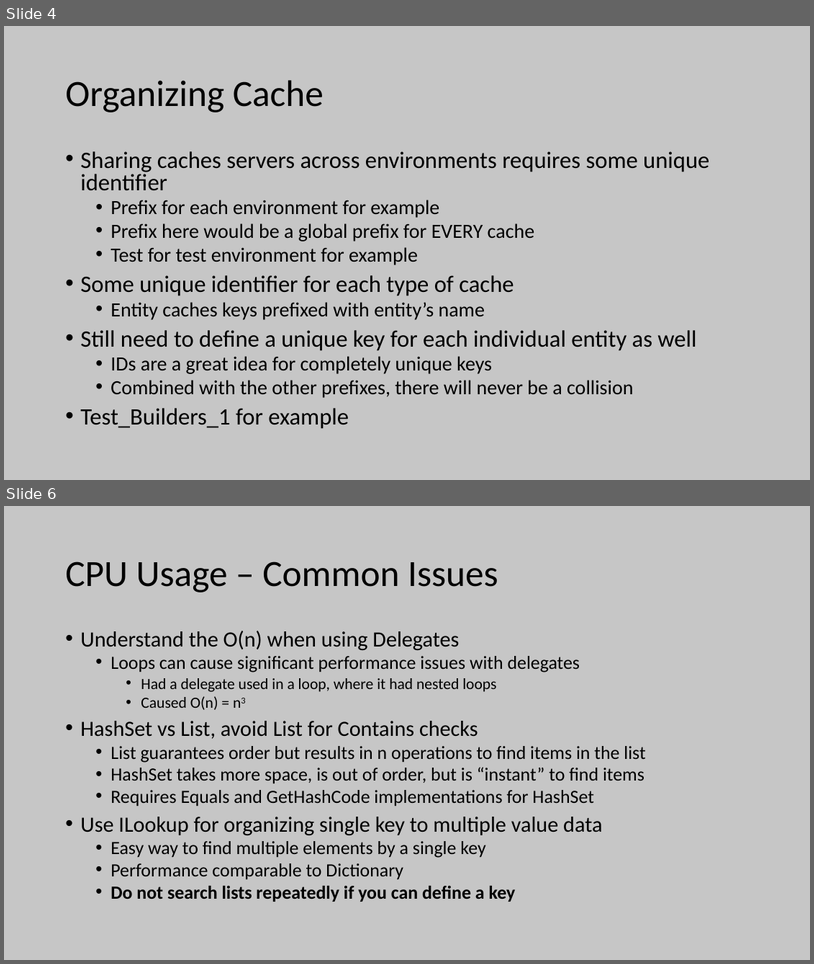
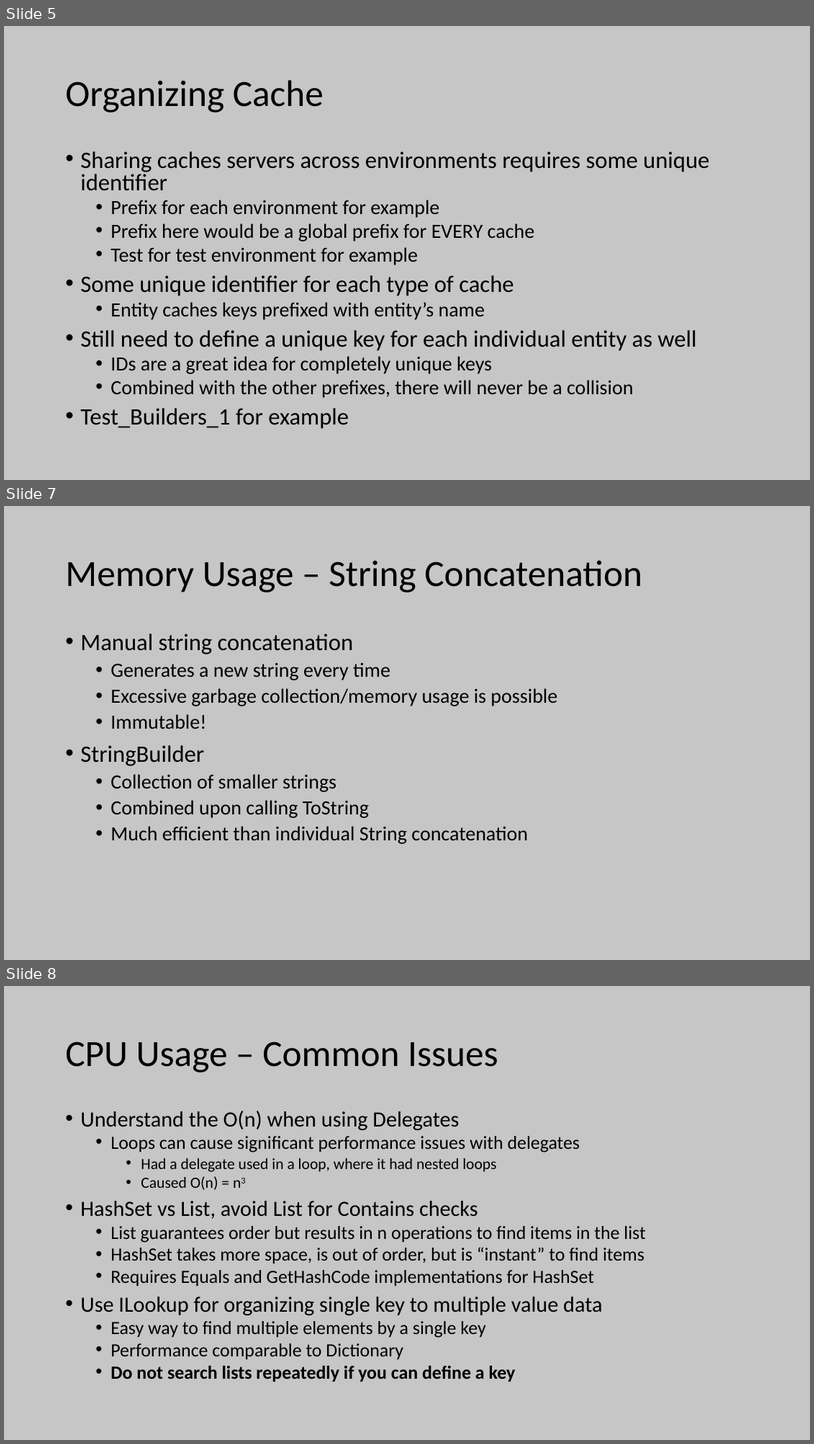
Before and after one commit to knodel12/Slides, a slide deck: 2019_07_24_UserGroup/Advanced troubleshooting and performance tuning in NET.pptx. Shown one above the other, each under a label of ours: slides 4 and 6 before the commit, slides 5, 7 and 8 after it; the slides between them are not shown. The pictures are 814x964 and 814x1444 pixels, drawn with LibreOffice and Linux fonts; fonts in the diff are those of the drawing. Boxes give left, top, right and bottom in pixels: in the first picture for what was removed or moved away, otherwise in the second. Text is boxed around its words. In the diff, an @@ line names an element or a change of style, - is before the commit and + after.

```diff
--- a/2019_07_24_UserGroup/Advanced troubleshooting and performance tuning in NET.pptx
+++ b/2019_07_24_UserGroup/Advanced troubleshooting and performance tuning in NET.pptx
@@ slide 7 added at bbox=[4, 506, 810, 960], background #C6C6C6 @@
@@ title added at bbox=[65, 560, 643, 592], 44 pt, text #000000 @@
+Memory Usage – String Concatenation
@@ text added at bbox=[80, 633, 558, 844], 24 pt, text #000000 @@
+• Manual string concatenation
+  • Generates a new string every time
+  • Excessive garbage collection/memory usage is possible
+  • Immutable!
+• StringBuilder
+  • Collection of smaller strings
+  • Combined upon calling ToString
+  • Much efficient than individual String concatenation
@@ what was slide 4 is now slide 5 @@
@@ what was slide 6 is now slide 8 @@
```
Also in this commit, not shown: 1 slide changed, 1 other slide added.
